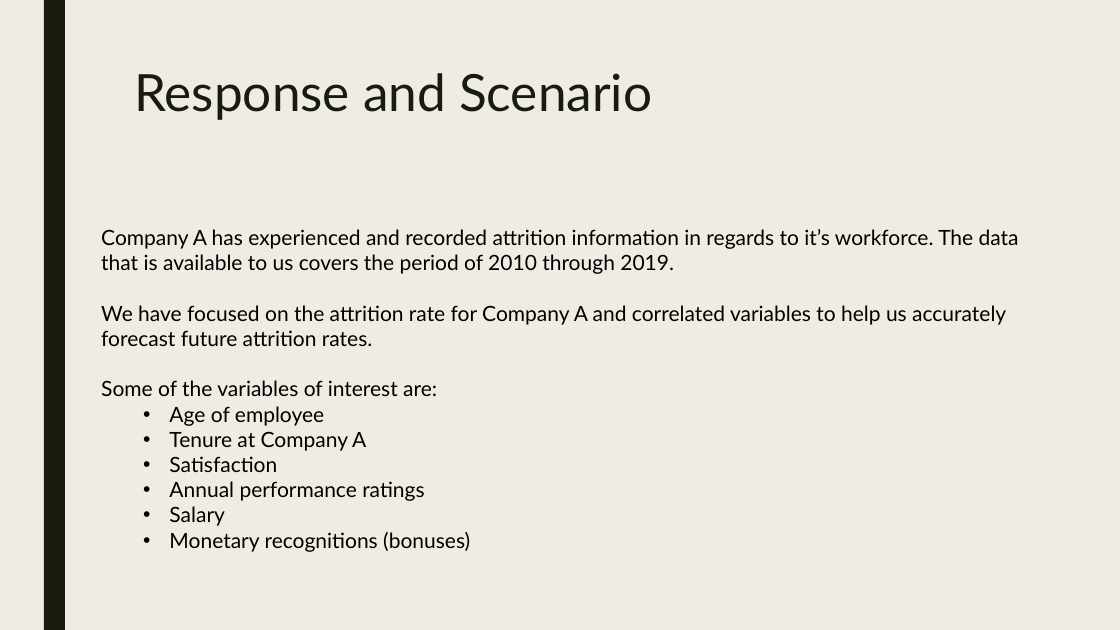
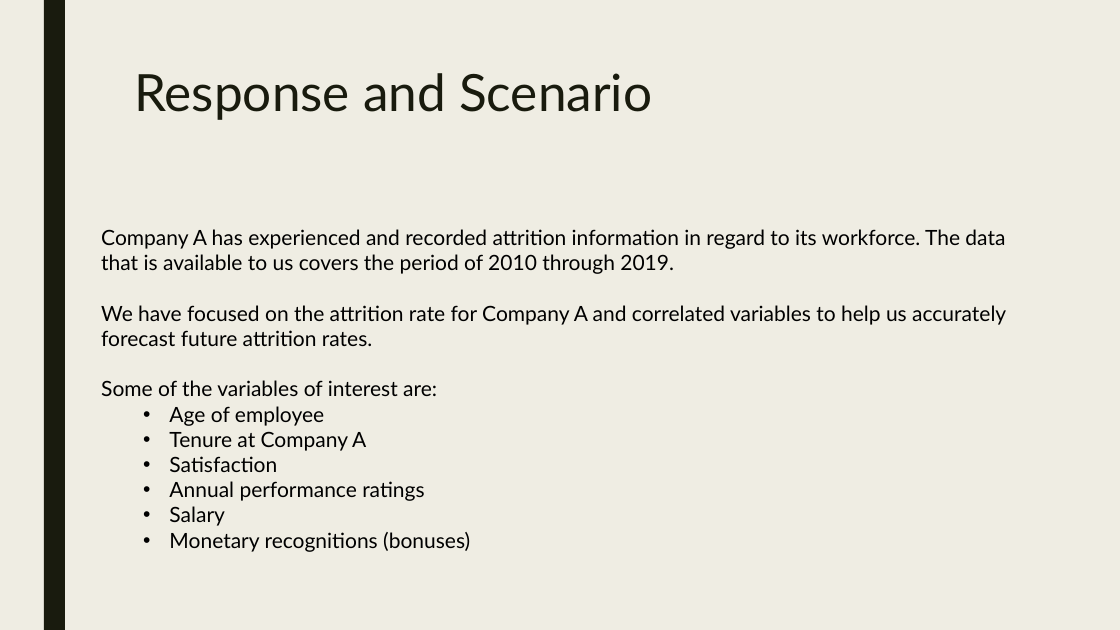
Before and after one commit to maxmoro/TimeSeriesProject, a slide deck: slide 2 of Attrition Analysis Part 2.pptx. Drawn at 1120x630 pixels with LibreOffice and Linux fonts; fonts in the diff are those of the drawing. Boxes give left, top, right and bottom in pixels: in the first picture for what was removed or moved away, otherwise in the second. Text is boxed around its words. In the diff, an @@ line names an element or a change of style, - is before the commit and + after.

```diff
--- a/Attrition Analysis Part 2.pptx
+++ b/Attrition Analysis Part 2.pptx
@@ text at [101, 229, 1005, 274]: text changed @@
-Company A has experienced and recorded attrition information in regards to it’s workforce. The data that is available to us covers the period of 2010 through 2019.
+Company A has experienced and recorded attrition information in regard to its workforce. The data that is available to us covers the period of 2010 through 2019.
```
Also in this commit, not shown: 15 other slides changed, 2 other files.
